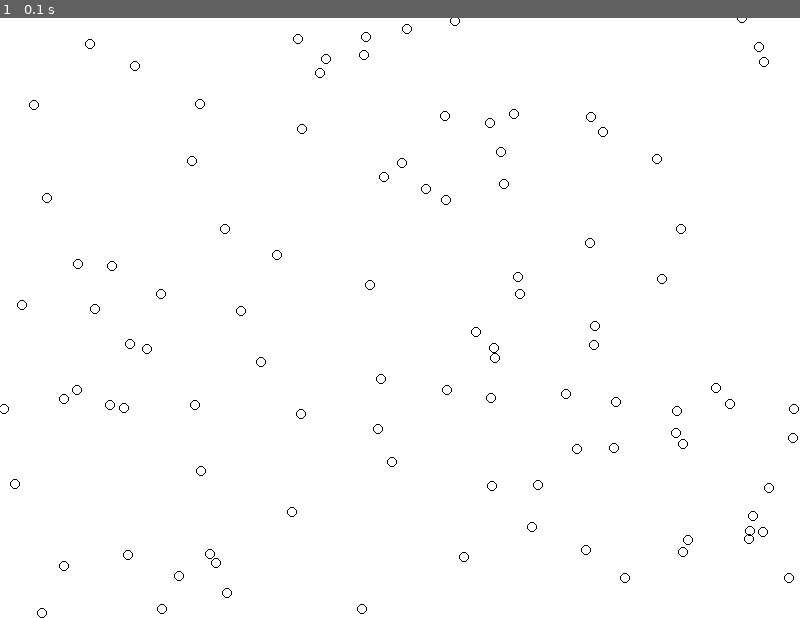
Above: before the commit, frame 1.
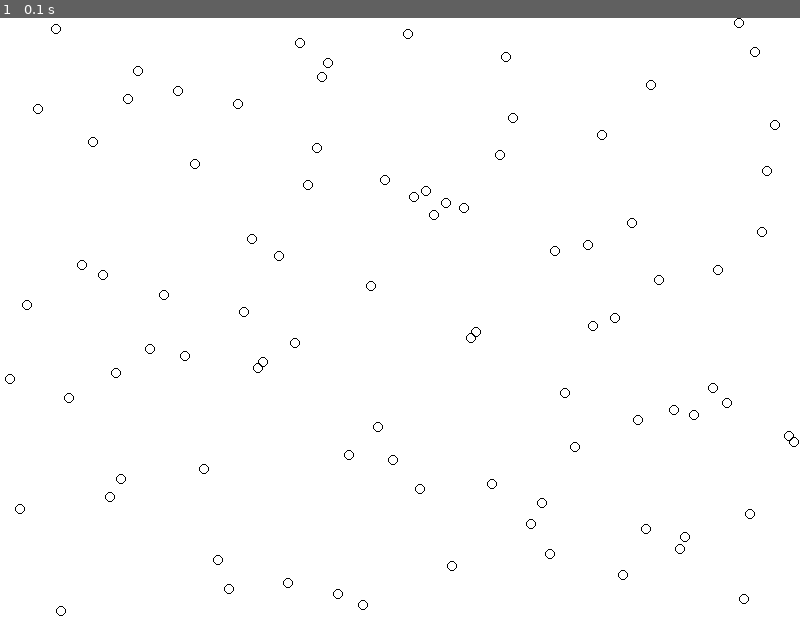
Above: after the commit, the same moment.

Repository: 123mjb/Python
Game: pygame game, started from CircleCreator.py
The game is run twice, just before and just after one commit, with the same random seed, the same clock (stepped at 60 frames per second) and the same inputs.
Inputs:
- Up to frame 1 (0.1 s): no input

The runs differ from the first frame. In frame 1, 0.9% of the frame differs, in the area x 0-100%, y 0-100%.

Commit message:
Circle creator fixed.

Diff:
--- a/CircleCreator.py
+++ b/CircleCreator.py
@@ -15,35 +15,35 @@
 randcirclesx = 0
 randcircleslistx = []
 randcircleslisty = []
+fails = 0
 
 DISPLAYSURF = pygame.display.set_mode((800,600))
 DISPLAYSURF.fill(WHITE)
 pygame.display.set_caption("Circles")
 
 def randcircles():
-    global test1, test2, randcircleslistx, randcircleslisty, randcirclesx, randcirclesy
+    global test1, test2, randcircleslistx, randcircleslisty, randcirclesx, randcirclesy, fails
     for p in range(0, 100):
         test1 = True
         test2 = True
         while test1 or test2:
             test1 = False
             test2 = False
-            randcirclesy = random.randrange(0, 600)
-            randcirclesx = random.randrange(0, 800)
+            randcirclesy = random.randrange(5, 596)
+            randcirclesx = random.randrange(5, 796)
             for h in randcircleslistx:
-                if randcirclesx == h-5 or randcirclesx == h+5:
+                if randcirclesx > h-5 and randcirclesx < h+5:
                     test1 = True
-                else:
-                    test1 = False
             for t in randcircleslisty:
-                if randcirclesy==t-5 or randcirclesy==t+5:
+                if randcirclesy > t-5 and randcirclesy < t+5:
                     test2 = True
-                else:
-                    test2 = False
             print(randcirclesx, randcirclesy)
-
-        randcircleslistx.append(randcirclesx)
-        randcircleslisty.append(randcirclesy)
+            fails += 1
+            if fails == 200: break
+        if fails != 200:
+            randcircleslistx.append(randcirclesx)
+            randcircleslisty.append(randcirclesy)
+        fails = 0
         randcirclesx=0
         randcirclesy=0
     print(randcircleslistx)
@@ -58,7 +58,7 @@
     """for j in range(5, 605, 10):
         for i in range(5, 805, 10):
             pygame.draw.circle(DISPLAYSURF, BLACK, (i, j), 5, 1)  """
-    for o in range(0, 100):
+    for o in range(0, len(randcircleslistx)):
         pygame.draw.circle(DISPLAYSURF, BLACK, (randcircleslistx[o], randcircleslisty[o]), 5, 1)
 
     pygame.display.update()
